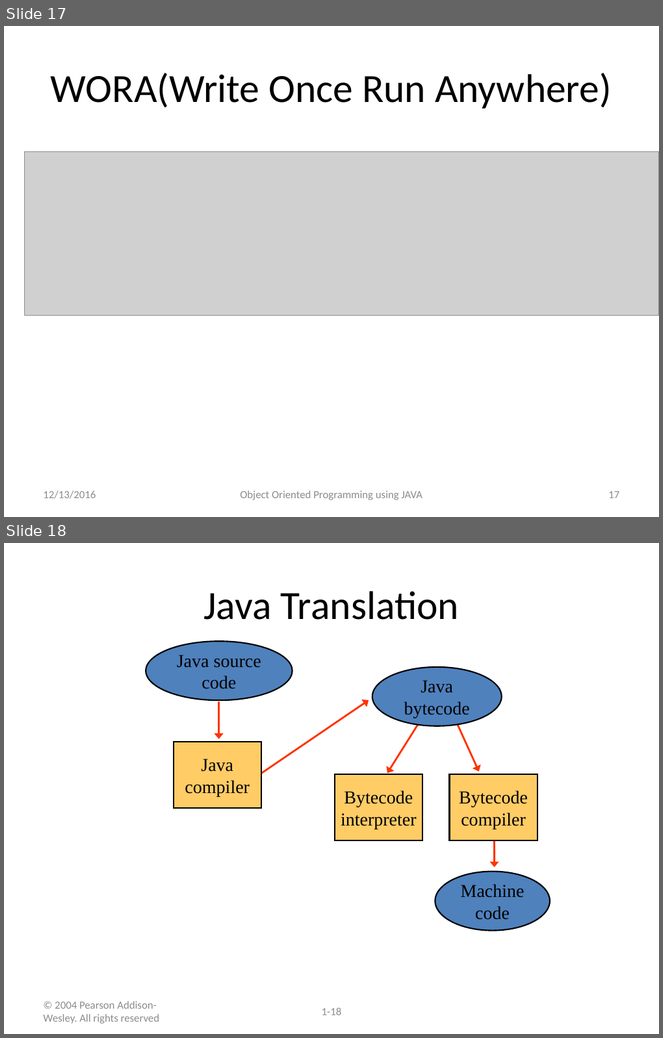
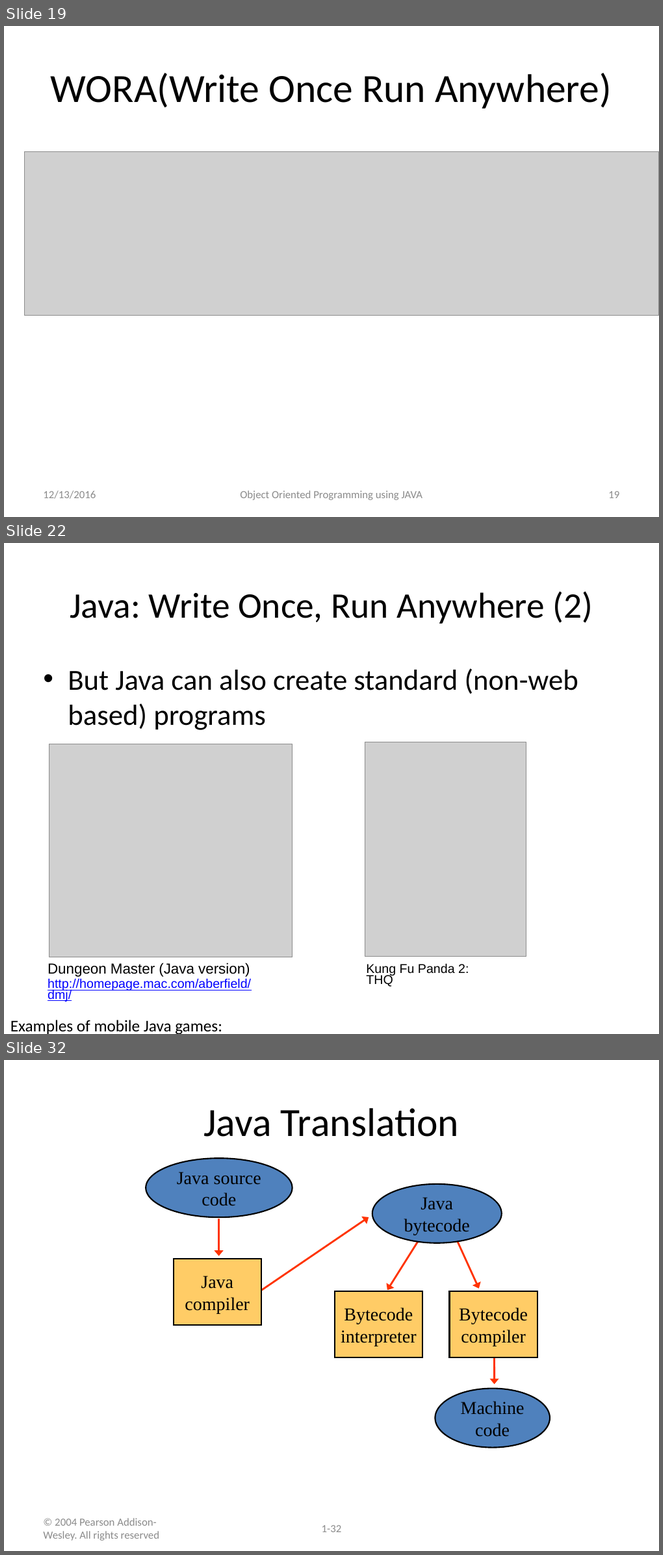
Before and after one commit to kchhipa4u/core-java-step-by-step, a slide deck: src/introduction/introductiontojava.pptx. Shown one above the other, each under a label of ours: slides 17 and 18 before the commit, slides 19, 22 and 32 after it; the slides between them are not shown. The pictures are 663x1038 and 663x1555 pixels, drawn with LibreOffice and Linux fonts; fonts in the diff are those of the drawing; grey boxes stand for pictures. Boxes give left, top, right and bottom in pixels: in the first picture for what was removed or moved away, otherwise in the second. Text is boxed around its words. In the diff, an @@ line names an element or a change of style, - is before the commit and + after.

```diff
--- a/src/introduction/introductiontojava.pptx
+++ b/src/introduction/introductiontojava.pptx
@@ slide 22 added at [4, 543, 659, 1034], background #FFFFFF @@
@@ title added at [70, 591, 593, 624], 39.6 pt, text #000000 @@
+Java: Write Once, Run Anywhere (2)
@@ text added at [68, 668, 579, 730], 32 pt, text #000000 @@
+• But Java can also create standard (non-web based) programs
@@ picture added at [50, 744, 293, 958] @@
@@ picture added at [365, 742, 526, 956] @@
@@ text added at [48, 963, 251, 1002], 14 pt, text #0000FF, underline @@
+Dungeon Master (Java version)
+http://homepage.mac.com/aberfield/dmj/
@@ text added at [366, 964, 469, 987], 14 pt, text #000000 @@
+Kung Fu Panda 2: THQ
@@ text added at [10, 1020, 222, 1034], 18 pt, text #000000 @@
+Examples of mobile Java games: http://www.mobilegamesarena.net
@@ what was slide 17 is now slide 19 @@
@@ page number at [608, 491, 620, 499]: text changed @@
-17
+19
@@ what was slide 18 is now slide 32 @@
@@ page number at [322, 1525, 342, 1533]: text changed @@
-1-18
+1-32
```
Also in this commit, not shown: 1 slide changed, 16 other slides added.
